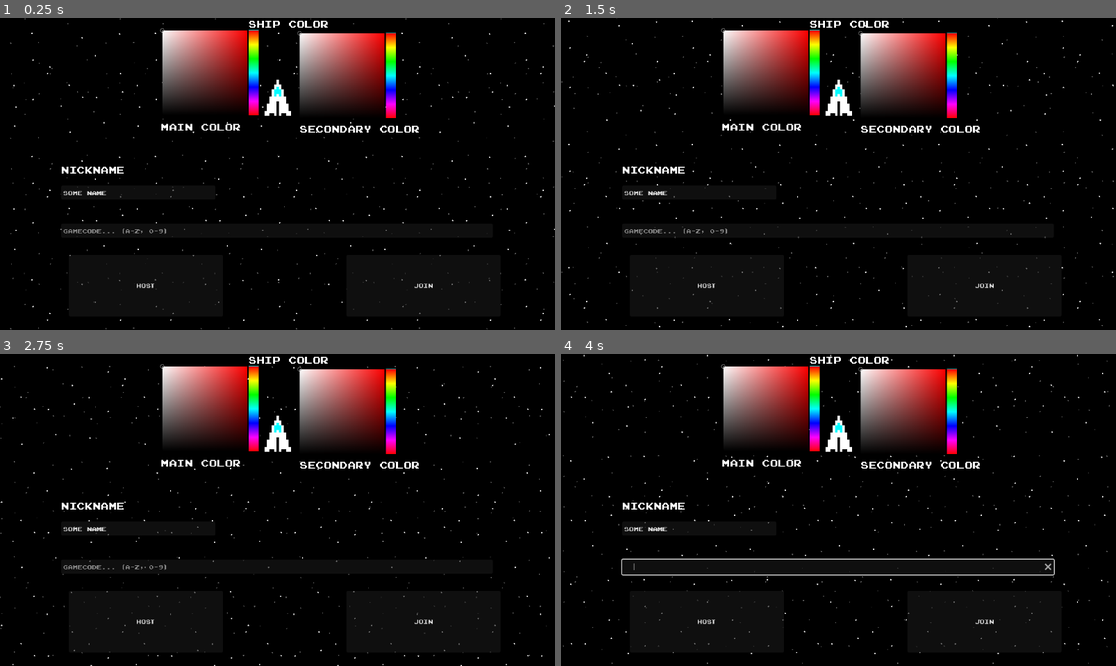
Above: before the commit, frames 1-4 (two rows, left to right).
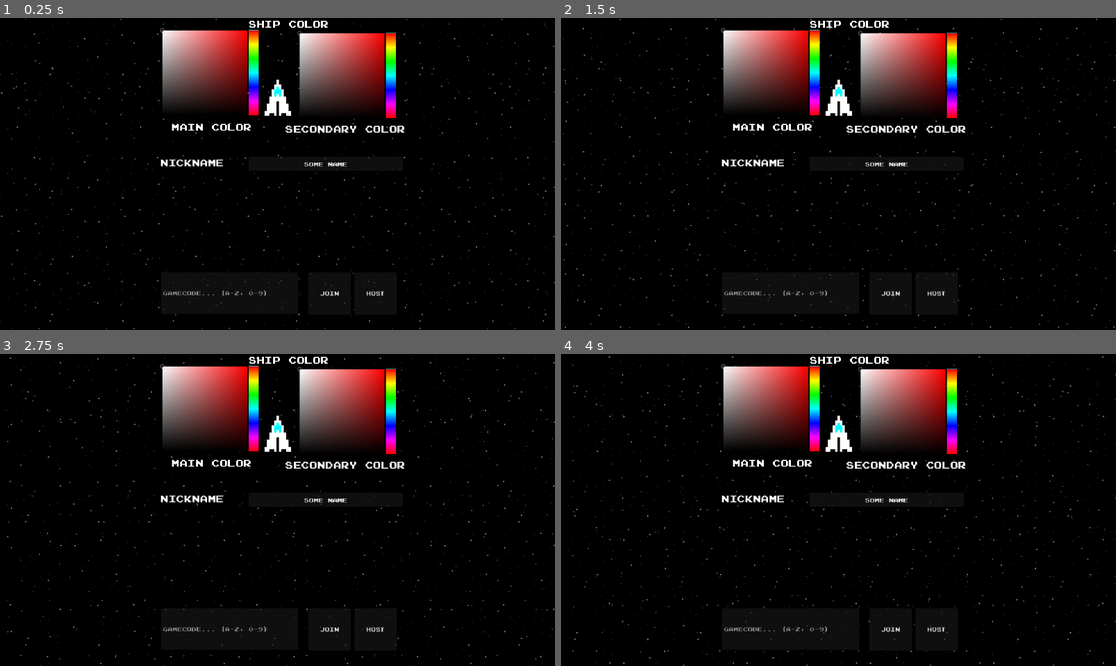
Above: after the commit, the same moments.

Repository: Blixtdraken/PewPew_Online
Game: Godot game, scene res://scenes/menus/room_handler.tscn
The game is run twice, just before and just after one commit, with the same random seed, the same clock (stepped at 60 frames per second) and the same inputs. This scene is started directly instead of the project's main scene.
Inputs (mouse positions are in pixels of both pictures, inside the frame that each line leads up to):
- Up to frame 1 (0.25 s): no input
- Up to frame 2 (1.5 s): move the mouse to (960, 158) at 0.52 s; hold Space (break) 0.53-1.28 s; move the mouse to (727, 189) at 1.27 s; tap Ctrl (boost) at 1.35 s
- Up to frame 3 (2.75 s): tap Space (break) at 1.55 s; move the mouse to (333, 441) at 2.02 s; hold Space (break) from 2.03 s (still down)
- Up to frame 4 (4 s): move the mouse to (810, 572) at 2.77 s; release Space (break) at 2.78 s; click (810, 572) at 2.85 s; tap Space (break) at 3.05 s; move the mouse to (1005, 556) at 3.52 s; hold Space (break) from 3.53 s (still down); tap Down (look_at.down) at 3.6 s

The runs differ from the first frame. In frame 1, 2.5% of the frame differs, in the area x 0-100%, y 0-100%; in frame 2, 2.6%; in frame 3, 2.6%; in frame 4, 3.3%.

Commit message:
Fixed Scenes

Diff:
--- a/pewpew-client/scenes/game_room.tscn
+++ b/pewpew-client/scenes/game_room.tscn
@@ -25,12 +25,6 @@
 fill_to = Vector2(0.545455, 0)
 metadata/_snap_enabled = true
 metadata/_snap_count = 11
-
-[sub_resource type="Shader" id="Shader_shhnv"]
-
-[sub_resource type="ShaderMaterial" id="ShaderMaterial_y4o04"]
-render_priority = 0
-shader = SubResource("Shader_shhnv")
 
 [node name="Game Room" type="Node2D"]
 script = ExtResource("1_hpl24")
@@ -189,7 +183,6 @@
 script = ExtResource("8_b2vcu")
 
 [node name="ColorRect" type="ColorRect" parent="Pause Menu"]
-material = SubResource("ShaderMaterial_y4o04")
 anchors_preset = 15
 anchor_right = 1.0
 anchor_bottom = 1.0
--- a/pewpew-client/scenes/laser.tscn
+++ b/pewpew-client/scenes/laser.tscn
@@ -7,14 +7,15 @@
 
 [sub_resource type="GradientTexture2D" id="GradientTexture2D_6kduy"]
 gradient = SubResource("Gradient_axsjx")
-width = 4
+width = 1
+height = 16
 fill_from = Vector2(0.5, 0)
 fill_to = Vector2(0.5, 1)
 metadata/_snap_enabled = true
 metadata/_snap_count = 2
 
 [sub_resource type="RectangleShape2D" id="RectangleShape2D_tca7x"]
-size = Vector2(5, 30)
+size = Vector2(2, 6)
 
 [node name="Laser" type="Node2D"]
 script = ExtResource("1_3dmir")
@@ -34,7 +35,7 @@
 scale = Vector2(4, 4)
 
 [node name="CollisionShape2D" type="CollisionShape2D" parent="Area2D"]
-position = Vector2(0, -17)
+position = Vector2(0, -5)
 shape = SubResource("RectangleShape2D_tca7x")
 
 [connection signal="timeout" from="Life Timer" to="." method="_delete_timeout"]
--- a/pewpew-client/scenes/main.tscn
+++ b/pewpew-client/scenes/main.tscn
@@ -18,8 +18,8 @@
 [sub_resource type="Environment" id="Environment_ktlak"]
 background_mode = 3
 glow_enabled = true
-glow_intensity = 8.0
-glow_bloom = 0.1
+glow_intensity = 1.81
+glow_bloom = 0.34
 
 [node name="Main" type="Node"]
 script = ExtResource("1_387bm")
--- a/pewpew-client/scenes/menus/room_request_menu.tscn
+++ b/pewpew-client/scenes/menus/room_request_menu.tscn
@@ -26,14 +26,15 @@
 
 [node name="Code Field" type="LineEdit" parent="."]
 layout_mode = 1
-anchors_preset = 14
-anchor_top = 0.5
-anchor_right = 1.0
-anchor_bottom = 0.5
-offset_left = 127.0
-offset_top = 103.0
-offset_right = -129.0
-offset_bottom = 134.0
+anchors_preset = -1
+anchor_left = 0.5
+anchor_top = 1.0
+anchor_right = 0.5
+anchor_bottom = 1.0
+offset_left = -242.0
+offset_top = -120.0
+offset_right = 43.0
+offset_bottom = -32.0
 grow_horizontal = 2
 grow_vertical = 2
 placeholder_text = "gamecode... (a-z, 0-9)"
@@ -45,10 +46,9 @@
 anchors_preset = 2
 anchor_top = 1.0
 anchor_bottom = 1.0
-offset_left = 16.0
-offset_top = 34.0
-offset_right = 336.0
-offset_bottom = 162.0
+offset_left = 402.0
+offset_top = -88.0
+offset_right = 490.0
 grow_vertical = 0
 text = "Host"
 
@@ -59,10 +59,9 @@
 anchor_top = 1.0
 anchor_right = 1.0
 anchor_bottom = 1.0
-offset_left = -304.0
-offset_top = 34.0
-offset_right = 16.0
-offset_bottom = 162.0
+offset_left = 21.0
+offset_top = -88.0
+offset_right = 109.0
 grow_horizontal = 0
 grow_vertical = 0
 text = "Join
@@ -165,9 +164,9 @@
 anchors_preset = 5
 anchor_left = 0.5
 anchor_right = 0.5
-offset_left = -242.0
+offset_left = -220.0
 offset_top = 214.0
-offset_right = -76.0
+offset_right = -54.0
 offset_bottom = 256.0
 grow_horizontal = 2
 text = "Main Color"
@@ -178,9 +177,9 @@
 anchors_preset = 5
 anchor_left = 0.5
 anchor_right = 0.5
-offset_left = 46.0
+offset_left = 16.0
 offset_top = 218.0
-offset_right = 295.0
+offset_right = 265.0
 offset_bottom = 260.0
 grow_horizontal = 2
 text = "Secondary Color"
@@ -188,31 +187,33 @@
 
 [node name="Nickname" type="LineEdit" parent="."]
 layout_mode = 1
-anchors_preset = 4
-anchor_top = 0.5
-anchor_bottom = 0.5
-offset_left = 127.0
-offset_top = 24.0
-offset_right = 447.0
-offset_bottom = 55.0
+anchors_preset = -1
+anchor_left = 0.5
+anchor_right = 0.5
+offset_left = -60.0
+offset_top = 288.0
+offset_right = 260.0
+offset_bottom = 319.0
 grow_vertical = 2
 text = "some name"
 placeholder_text = "Choose a nickname!"
+alignment = 1
 max_length = 12
 
 [node name="Nickname Label" type="Label" parent="."]
 layout_mode = 1
-anchors_preset = 4
-anchor_top = 0.5
-anchor_bottom = 0.5
-offset_left = 127.0
-offset_top = -21.0
-offset_right = 446.0
-offset_bottom = 21.0
+anchors_preset = -1
+anchor_left = 0.5
+anchor_right = 0.5
+offset_left = -336.0
+offset_top = 288.0
+offset_right = -17.0
+offset_bottom = 330.0
 grow_vertical = 2
 text = "Nickname
 "
 label_settings = SubResource("LabelSettings_b3sac")
+horizontal_alignment = 1
 
 [node name="CanvasLayer" type="CanvasLayer" parent="."]
 layer = -2
@@ -222,10 +223,11 @@
 texture_filter = 5
 texture_repeat = 2
 position = Vector2(112, 111.57)
+color = Color(0.525894, 0.525894, 0.525894, 1)
 texture = ExtResource("6_nhdoc")
 polygon = PackedVector2Array(-1808, -1111.57, 2744, -1383.57, 3416, 2176.43, -1904, 2144.43)
 script = ExtResource("7_fuxb6")
-speed = 40.0
+speed = 20.0
 
 [node name="Sprite2D2" type="Polygon2D" parent="CanvasLayer"]
 z_index = -2
@@ -237,7 +239,19 @@
 texture_scale = Vector2(1.295, 1.295)
 polygon = PackedVector2Array(-1656, -1311.57, 2400, -1007.57, 2512, 1752.43, -1448, 1512.43)
 script = ExtResource("7_fuxb6")
-speed = 20.0
+speed = 15.0
+
+[node name="Sprite2D3" type="Polygon2D" parent="CanvasLayer"]
+z_index = -2
+texture_filter = 5
+texture_repeat = 2
+position = Vector2(112, 111.57)
+color = Color(0.317279, 0.317279, 0.317279, 1)
+texture = ExtResource("8_lt3hn")
+texture_scale = Vector2(-2, 2.785)
+polygon = PackedVector2Array(-1656, -1311.57, 2400, -1007.57, 2512, 1752.43, -1448, 1512.43)
+script = ExtResource("7_fuxb6")
+speed = 10.0
 
 [connection signal="pressed" from="Code Field/Host Button" to="." method="_host_button_pressed"]
 [connection signal="pressed" from="Code Field/Join Button" to="." method="_join_button_pressed"]
--- a/pewpew-client/scenes/player.tscn
+++ b/pewpew-client/scenes/player.tscn
@@ -6,12 +6,6 @@
 [ext_resource type="Texture2D" uid="uid://cpfb2p6yosuh" path="res://textures/player/player_shell.png" id="4_y3u62"]
 [ext_resource type="Texture2D" uid="uid://emlawk1ne7qh" path="res://textures/player/player_main.png" id="6_45cq4"]
 [ext_resource type="Texture2D" uid="uid://ce3rqpe2d1srf" path="res://textures/player/player_second.png" id="7_erw3i"]
-
-[sub_resource type="Shader" id="Shader_signg"]
-
-[sub_resource type="ShaderMaterial" id="ShaderMaterial_x7amr"]
-render_priority = 0
-shader = SubResource("Shader_signg")
 
 [sub_resource type="Gradient" id="Gradient_acsi1"]
 colors = PackedColorArray(1, 0, 1, 1, 1, 0, 1, 1)
@@ -41,13 +35,11 @@
 wall_min_slide_angle = 3.14159
 script = ExtResource("1_sjcll")
 ignore_inout_without_focus = false
-acceleration = 1.2
-max_speed = 1100.0
-break_force = 3.0
+max_speed = 1500.0
+break_force = 4.0
 
 [node name="Ship" type="Polygon2D" parent="."]
 visible = false
-material = SubResource("ShaderMaterial_x7amr")
 color = Color(0.919326, 0.84855, 1, 1)
 texture = SubResource("GradientTexture2D_bqcoo")
 texture_offset = Vector2(256, 256)
@@ -87,12 +79,10 @@
 
 [node name="Secondary" type="Sprite2D" parent="Sprites"]
 texture_filter = 1
-use_parent_material = true
 texture = ExtResource("7_erw3i")
 
 [node name="Shell" type="Sprite2D" parent="Sprites"]
 texture_filter = 1
-use_parent_material = true
 texture = ExtResource("4_y3u62")
 
 [node name="PointLight2D" type="PointLight2D" parent="."]
Not shown: 1 places in pewpew-client/scenes/game_room.tscn that only renumber resources
Not shown: 1 places in pewpew-client/scenes/player.tscn that only renumber resources
